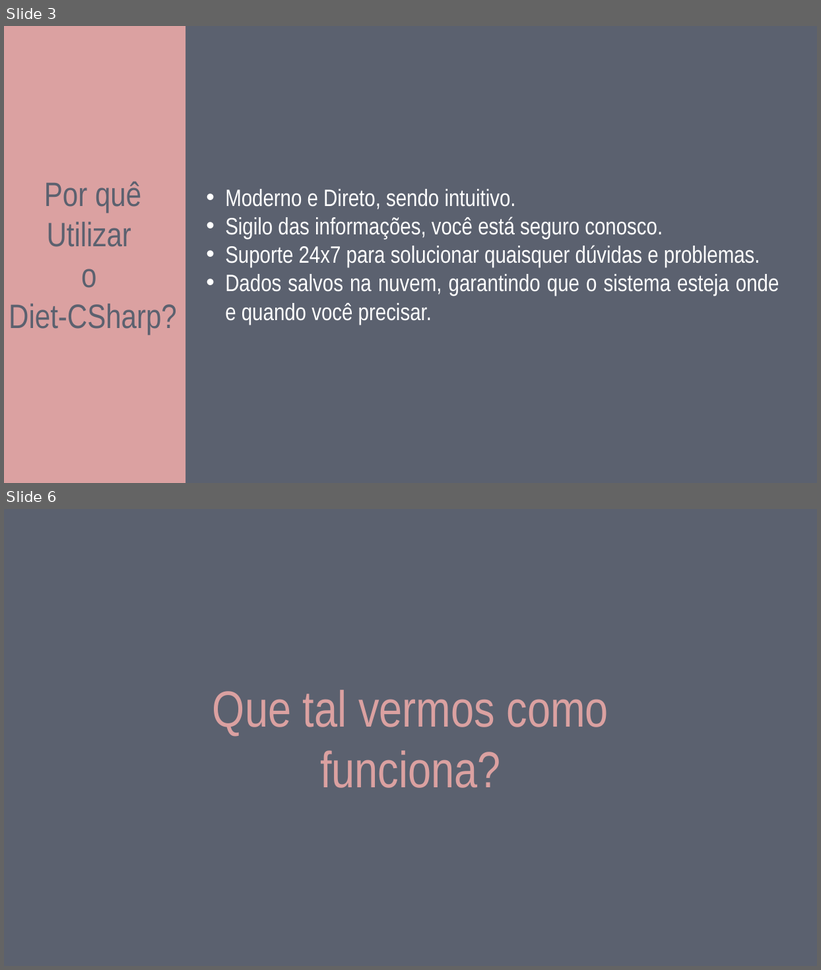
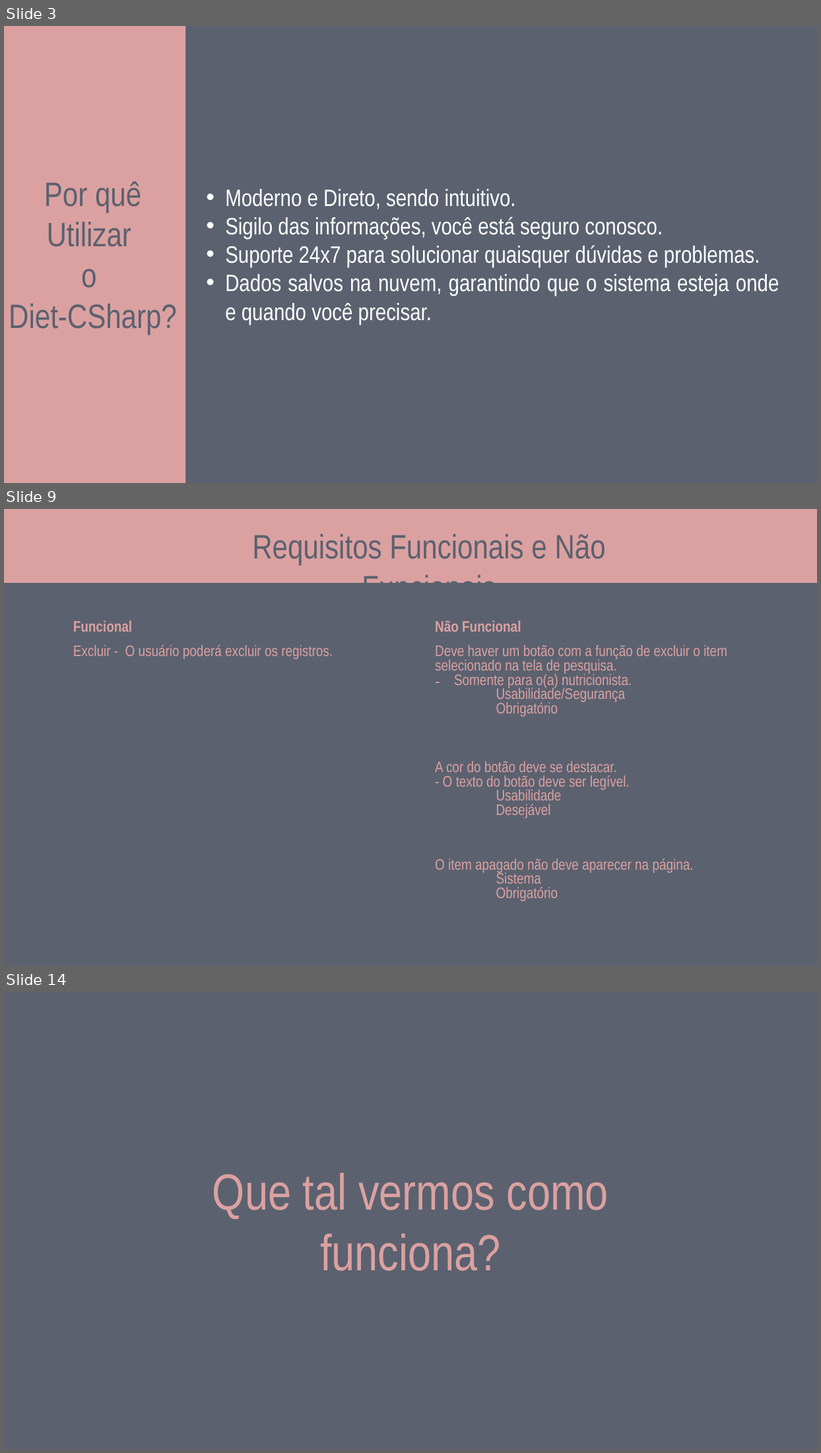
Before and after one commit to caiobarretta/Diet-CSharp, a slide deck: doc/IFSP/Diet-csharp.pptx. Shown one above the other, each under a label of ours: slides 3 and 6 before the commit, slides 3, 9 and 14 after it; the slides between them are not shown. The pictures are 821x970 and 821x1453 pixels, drawn with LibreOffice and Linux fonts; fonts in the diff are those of the drawing. Boxes give left, top, right and bottom in pixels: in the first picture for what was removed or moved away, otherwise in the second. Text is boxed around its words. In the diff, an @@ line names an element or a change of style, - is before the commit and + after.

```diff
--- a/doc/IFSP/Diet-csharp.pptx
+++ b/doc/IFSP/Diet-csharp.pptx
@@ slide 9 added at (4,509,817,966), background #5B616F @@
@@ rectangle added at (4,509,817,583), fill #DBA1A1 @@
@@ text added at (252,534,606,583), 40 pt, text #5B616F @@
+Requisitos Funcionais e Não Funcionais
@@ table added at (67,618,790,917), 4 rows, 2 columns @@
+Funcional | Não Funcional
+Excluir - O usuário poderá excluir os registros. | Deve haver um botão com a função de excluir o item selecionado na tela de pesquisa. / Somente para o(a) nutricionista. / Usabilidade/Segurança / Obrigatório
+ | A cor do botão deve se destacar. / - O texto do botão deve ser legível. / Usabilidade / Desejável
+ | O item apagado não deve aparecer na página. / Sistema / Obrigatório
@@ what was slide 6 is now slide 14 @@
```
Also in this commit, not shown: 2 slides changed, 7 other slides added, 1 other file.
